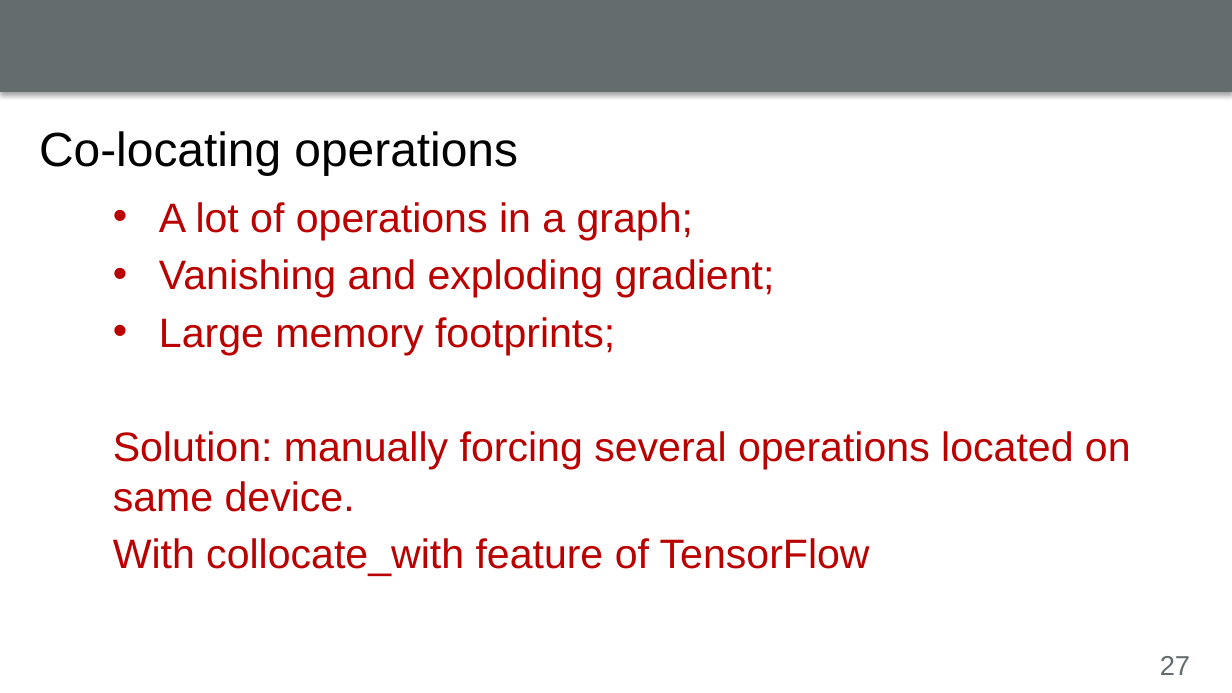
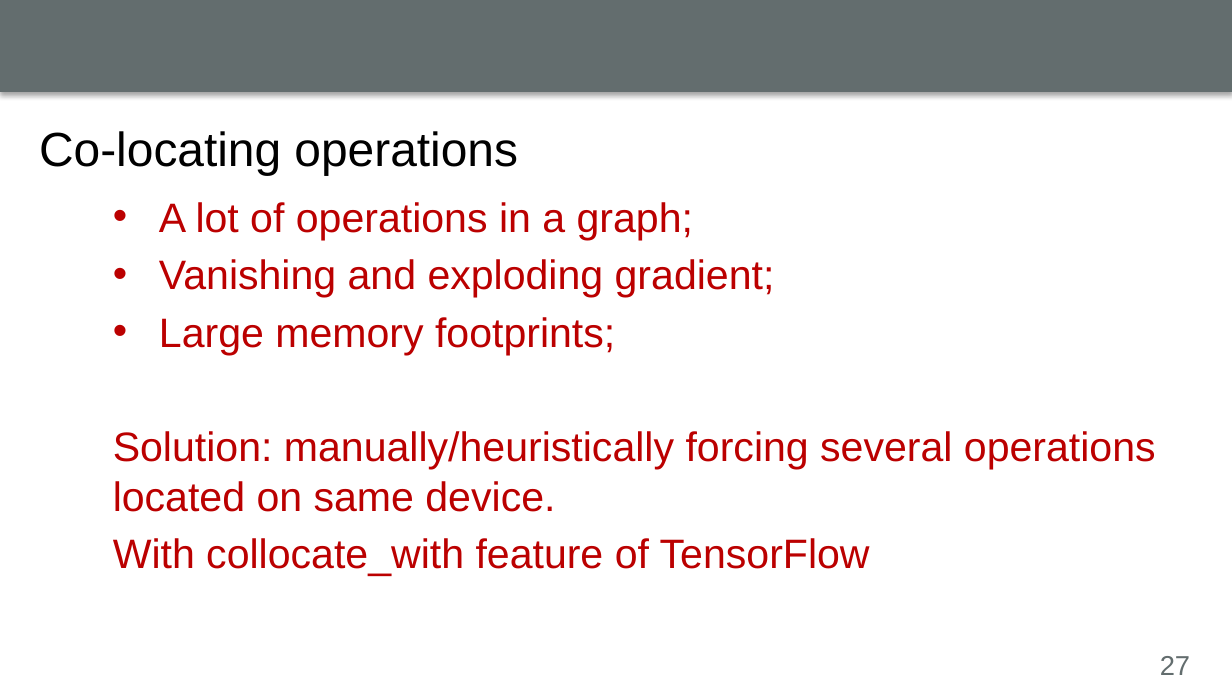
Before and after one commit to luyuliu/CSE-5194, a slide deck: slide 27 of presentation/presentation.pptx. Drawn at 1232x693 pixels with LibreOffice and Linux fonts; fonts in the diff are those of the drawing; background and template pictures are left out. Boxes give left, top, right and bottom in pixels: in the first picture for what was removed or moved away, otherwise in the second. Text is boxed around its words. In the diff, an @@ line names an element or a change of style, - is before the commit and + after.

```diff
--- a/presentation/presentation.pptx
+++ b/presentation/presentation.pptx
@@ text at [113,431,1156,512]: text changed @@
-Solution: manually forcing several operations located on same device.
+Solution: manually/heuristically forcing several operations located on same device.
```
Also in this commit, not shown: 19 other slides changed, 2 slides added.
